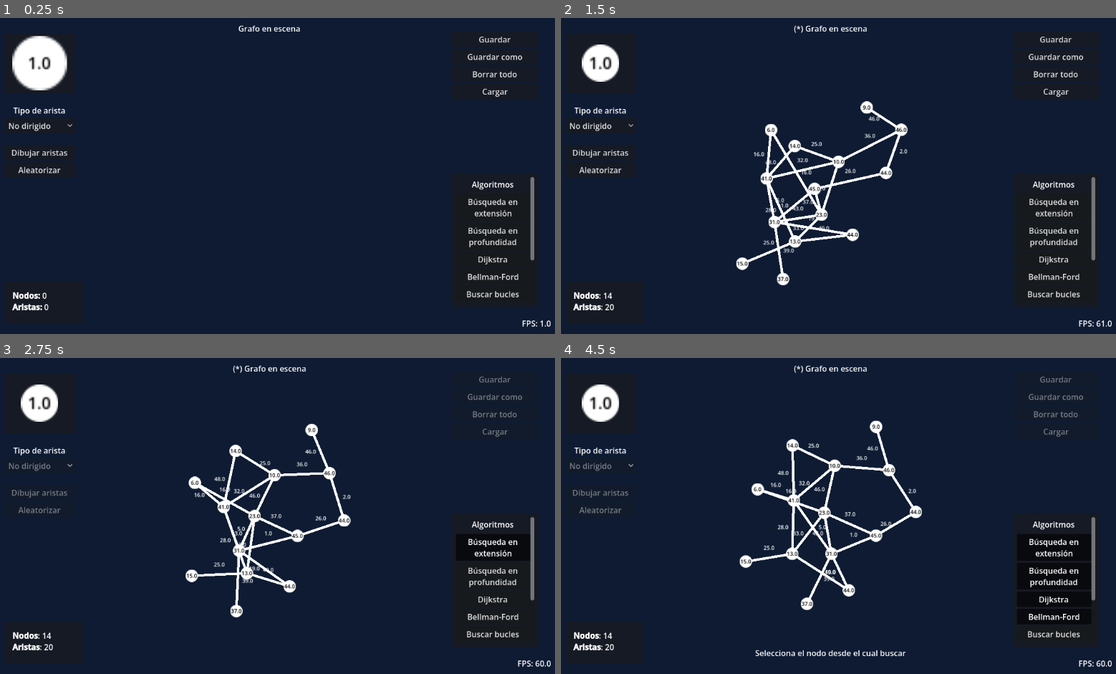
Above: before the commit, frames 1-4 (two rows, left to right).
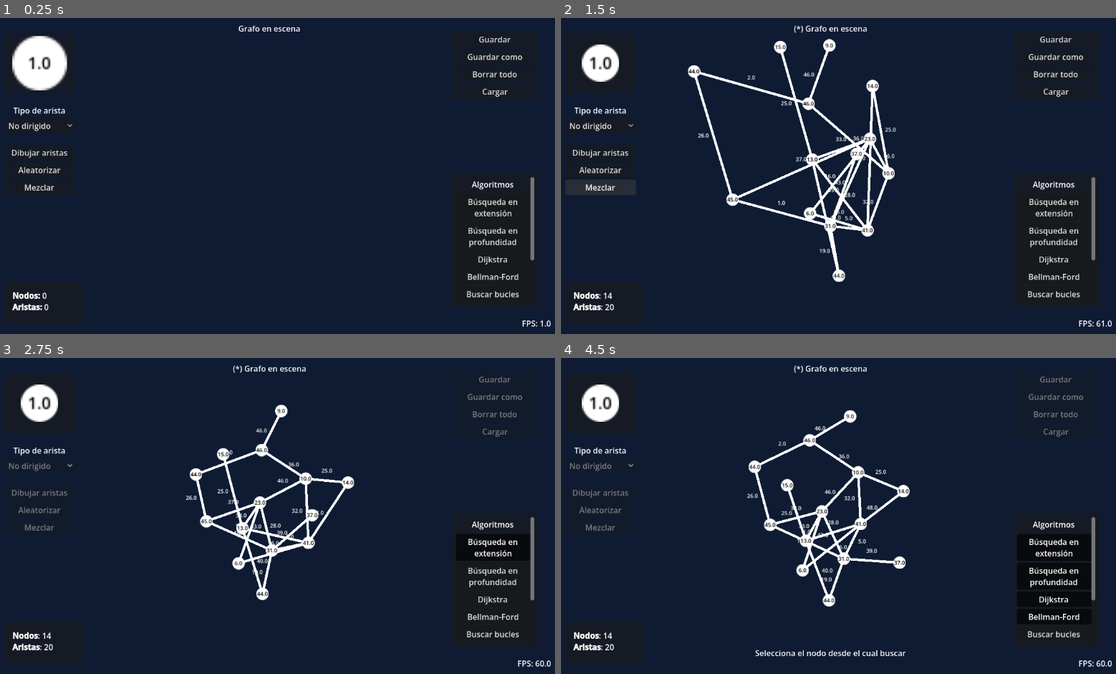
Above: after the commit, the same moments.

Repository: Andresit1524/graphim
Game: Godot game, scene res://assets/world/world.tscn
Two runs of this game, one before a commit and one after it. Both use one fixed random seed, a clock stepped at 60 frames per second and the inputs below.
Inputs (mouse positions are in pixels of both pictures, inside the frame that each line leads up to):
- Up to frame 1 (0.25 s): no input
- Up to frame 2 (1.5 s): click "Aleatorizar" at 0.5 s; click (599, 188) at 1.25 s, where only the run after the commit has a clickable "Mezclar"
- Up to frame 3 (2.75 s): click "Búsqueda en extensión" at 2 s
- Up to frame 4 (4.5 s): click "Búsqueda en profundidad" at 2.75 s; click "Dijkstra" at 3.5 s; click "Bellman-Ford" at 4.25 s

The runs differ from the first frame. In frame 1, less than 0.1% of the frame differs, in the area x 4-10%, y 52-55%; in frame 2, 6.4%, in the area x 0-63%, y 6-85%; in frame 3, 4.7%; in frame 4, 4.8%.

Commit message:
Botón de mezclar

Diff:
--- a/assets/world/ui.gd
+++ b/assets/world/ui.gd
@@ -22,6 +22,7 @@
 @onready var graph_type_button: OptionButton = %GraphTypeButton
 @onready var draw_edges_button: Button = %DrawEdgesButton
 @onready var randomize_button: Button = %RandomizeButton
+@onready var shuffle_button: Button = %ShuffleButton
 
 # Botones de acciones
 @onready var save_button: Button = %SaveButton
@@ -91,6 +92,7 @@
 	graph_type_button.disabled = true
 	draw_edges_button.disabled = true
 	randomize_button.disabled = true
+	shuffle_button.disabled = true
 
 	save_button.disabled = true
 	save_as_button.disabled = true
@@ -103,6 +105,7 @@
 	graph_type_button.disabled = false
 	draw_edges_button.disabled = false
 	randomize_button.disabled = false
+	shuffle_button.disabled = false
 
 	save_button.disabled = false
 	save_as_button.disabled = false
--- a/assets/world/world.gd
+++ b/assets/world/world.gd
@@ -152,6 +152,7 @@
 
 	# Aristas
 	for edge_data: EdgeData in current_graph_data.edges_data:
+		await get_tree().create_timer(DELAY).timeout
 		var new_edge: GraphimEdge = edge_scene.instantiate()
 		edges.add_child(new_edge, true)
 		new_edge.data = edge_data
@@ -211,6 +212,16 @@
 		new_edge.data.refresh()
 
 	ui.enable_all()
+
+
+## Mezcla el grafo
+func _shuffle() -> void:
+	Sounds.play_sound(&"shuffle")
+	for node: GraphimNode in nodes.get_children():
+		node.position = Vector2(
+			randf_range(-SPREAD_SIZE, SPREAD_SIZE),
+			randf_range(-SPREAD_SIZE, SPREAD_SIZE)
+		)
 
 
 ## Auxiliar: limpia la ruta del archivo de guardado
--- a/assets/world/world.tscn
+++ b/assets/world/world.tscn
@@ -107,6 +107,11 @@
 layout_mode = 2
 text = "Aleatorizar"
 
+[node name="ShuffleButton" type="Button" parent="CanvasLayer/UI/Tools" unique_id=565734316]
+unique_name_in_owner = true
+layout_mode = 2
+text = "Mezclar"
+
 [node name="Actions" type="VBoxContainer" parent="CanvasLayer/UI" unique_id=1010987770]
 unique_name_in_owner = true
 layout_mode = 1
@@ -321,6 +326,7 @@
 [connection signal="item_selected" from="CanvasLayer/UI/Tools/GraphTypeButton" to="." method="_on_graph_type_button_item_selected"]
 [connection signal="toggled" from="CanvasLayer/UI/Tools/DrawEdgesButton" to="." method="_on_draw_edges_button_toggled"]
 [connection signal="pressed" from="CanvasLayer/UI/Tools/RandomizeButton" to="." method="_randomize"]
+[connection signal="pressed" from="CanvasLayer/UI/Tools/ShuffleButton" to="." method="_shuffle"]
 [connection signal="pressed" from="CanvasLayer/UI/Actions/SaveButton" to="CanvasLayer/UI/Actions" method="_on_save_button_pressed"]
 [connection signal="pressed" from="CanvasLayer/UI/Actions/SaveAsButton" to="CanvasLayer/UI/Actions" method="_on_save_as_button_pressed"]
 [connection signal="pressed" from="CanvasLayer/UI/Actions/DeleteButton" to="CanvasLayer/UI/Actions" method="_on_delete_button_pressed"]
--- a/autoload/sounds.gd
+++ b/autoload/sounds.gd
@@ -5,7 +5,8 @@
 @export var sounds: Dictionary[StringName, AudioStream] = {
 	&"pop": load("res://assets/sounds/pop.mp3"),
 	&"pencil": load("res://assets/sounds/pencil.mp3"),
-	&"delete": load("res://assets/sounds/swipe.mp3")
+	&"delete": load("res://assets/sounds/swipe.mp3"),
+	&"shuffle": load("res://assets/sounds/shuffle.mp3")
 }
 
 
Not shown, added: assets/sounds/shuffle.mp3.import
Not shown, changed: .docs/Changelog.md
Not shown, changed: README.md
Not shown, added: assets/sounds/shuffle.mp3
